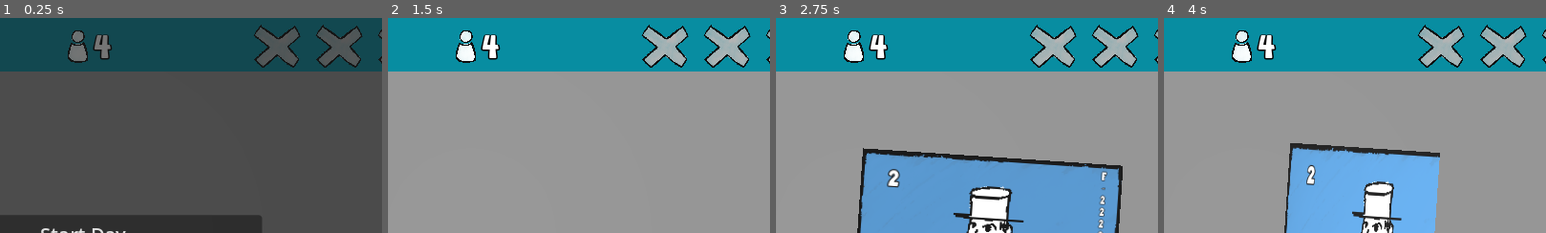
Above: before the commit, frames 1-4 (left to right).
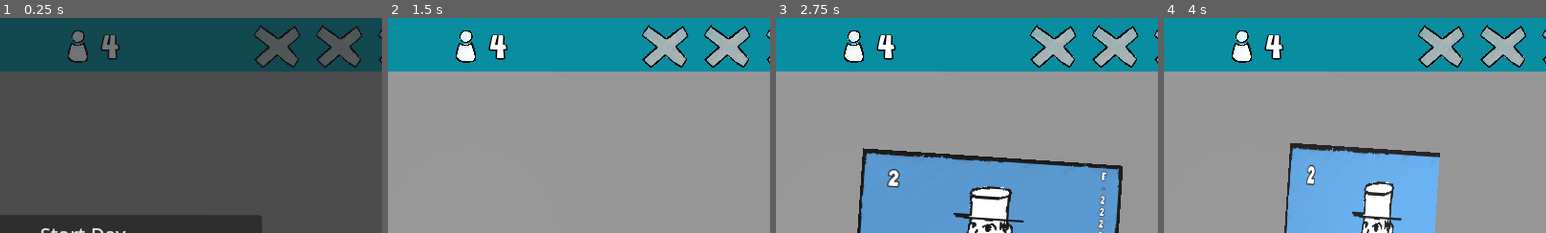
Above: after the commit, the same moments.

Repository: KaitoGameDev/brackeys-gj-2026-2
Game: Godot game, scene res://source/main.tscn
Same seed, same stepped clock (60 frames per second), same inputs: the game is played once before the commit and once after it.
Inputs (mouse positions are % of the whole screen's width and height, from its top left):
- Up to frame 1 (0.25 s): no input
- Up to frame 2 (1.5 s): click "Start Day" at 0.5 s; move the mouse to (72, 45) at 1.27 s; click (72, 45) at 1.42 s
- Up to frame 3 (2.75 s): move the mouse to (30, 55) at 2.02 s; click (30, 55) at 2.17 s
- Up to frame 4 (4 s): move the mouse to (60, 28) at 2.77 s; click (60, 28) at 2.92 s; move the mouse to (45, 70) at 3.52 s; click (45, 70) at 3.67 s
The pictures show only the part of the screen within x 39-89%, y 0-50%; the shares and areas given below are measured in that part.

The runs differ from the first frame. In frame 1, 0.6% of the frame differs, in the area x 24-32%, y 7-20%; in frame 2, 0.6%; in frame 3, 0.6%; in frame 4, 0.6%.

Commit message:
fix: add game feel to the people counter label

Diff:
--- a/source/main.tscn
+++ b/source/main.tscn
@@ -152,12 +152,15 @@
 anchor_top = -0.3
 anchor_right = 1.85
 anchor_bottom = 0.925
-grow_horizontal = 0
+offset_left = -5.455
+offset_right = -5.4550095
+grow_horizontal = 2
 grow_vertical = 2
 theme_override_constants/outline_size = 5
 theme_override_fonts/font = ExtResource("5_5aqvd")
 theme_override_font_sizes/font_size = 16
 text = "10"
+horizontal_alignment = 1
 vertical_alignment = 1
 metadata/_edit_use_anchors_ = true
 
--- a/source/waves/wave_controller.gd
+++ b/source/waves/wave_controller.gd
@@ -11,6 +11,11 @@
 @export var patience_trans: Tween.TransitionType = Tween.TRANS_LINEAR
 @export var patience_ease: Tween.EaseType = Tween.EASE_IN_OUT
 
+@export_group("Wave Label Pop")
+@export var wave_label_pop_scale: float = 1.35
+@export var wave_label_pop_grow_duration: float = 0.12
+@export var wave_label_pop_shrink_duration: float = 0.15
+
 var _wave_index: int = 0
 var _spawned_in_wave: int = 0
 var _completed_in_wave: int = 0
@@ -19,6 +24,7 @@
 var _pending_wave_complete: bool = false
 var _patience_tween: Tween
 var _patience_running: bool = false
+var _wave_label_pop_tween: Tween
 
 
 func _ready() -> void:
@@ -45,7 +51,7 @@
 		return
 
 	EventBus.on_event.connect(_on_event)
-	_update_wave_label()
+	_update_wave_label(false)
 	wave_progress_bar.max_value = 1.0
 	wave_progress_bar.value = 1.0
 	wave_progress_bar.value_changed.connect(
@@ -63,6 +69,7 @@
 	if event is WaveStartedEvent:
 		if can_start_wave():
 			_wave_active = true
+			_update_wave_label(true, true)
 	if event is MoneySwipedEvent:
 		_stop_patience_meter()
 	if event is MoneyDestroyedEvent:
@@ -92,6 +99,7 @@
 		_wave_index += 1
 		_spawned_in_wave = 0
 		_completed_in_wave = 0
+		_update_wave_label(true, true)
 
 
 func _on_client_exited() -> void:
@@ -152,8 +160,28 @@
 	money_swipe_controller.destroy_current_money()
 
 
-func _update_wave_label() -> void:
-	wave_label.text = "{0}".format([waves[_wave_index].money_count + 1 - _completed_in_wave])
+func _update_wave_label(animate: bool = true, force_pop: bool = false) -> void:
+	var new_text := "{0}".format([waves[_wave_index].money_count + 1 - _completed_in_wave])
+	var text_changed := wave_label.text != new_text
+	wave_label.text = new_text
+	if animate and (text_changed or force_pop):
+		_pop_wave_label()
+
+
+func _pop_wave_label() -> void:
+	wave_label.pivot_offset = wave_label.size * 0.5 if wave_label.size != Vector2.ZERO \
+		else wave_label.get_minimum_size() * 0.5
+	wave_label.scale = Vector2.ONE
+
+	if _wave_label_pop_tween != null and _wave_label_pop_tween.is_valid():
+		_wave_label_pop_tween.kill()
+
+	var peak_scale := Vector2.ONE * wave_label_pop_scale
+	_wave_label_pop_tween = create_tween()
+	_wave_label_pop_tween.tween_property(wave_label, "scale", peak_scale, wave_label_pop_grow_duration)\
+		.set_trans(Tween.TRANS_BACK).set_ease(Tween.EASE_OUT)
+	_wave_label_pop_tween.tween_property(wave_label, "scale", Vector2.ONE, wave_label_pop_shrink_duration)\
+		.set_trans(Tween.TRANS_QUAD).set_ease(Tween.EASE_IN_OUT)
 
 
 func _update_bill_auth_label(is_fake: bool) -> void:
Not shown: 1 places in source/main.tscn that only renumber resources
